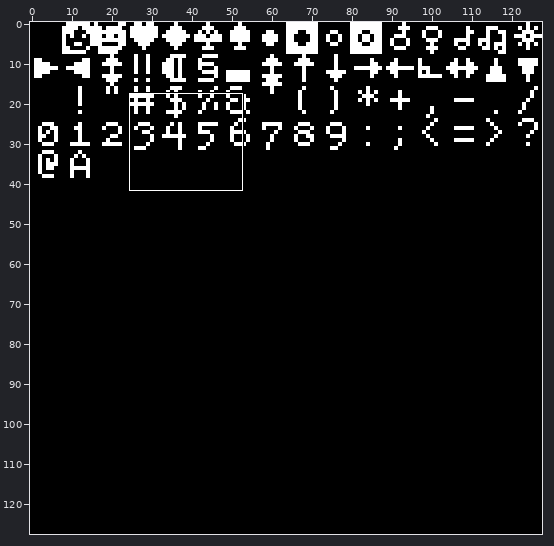
Edited in one commit: pixel-art file (fonts/bulb_leaflet.aseprite). The first picture is a wide view before the edit; the outline marks the close-up.
Close-up. Earlier state:
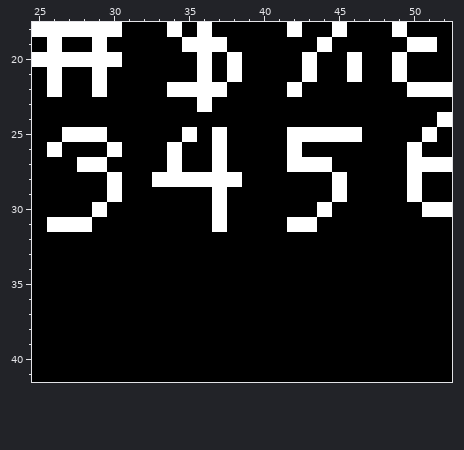
128x128 pixels, 1 frame. Shown: x 25..52, y 18..41.
Now the later version:
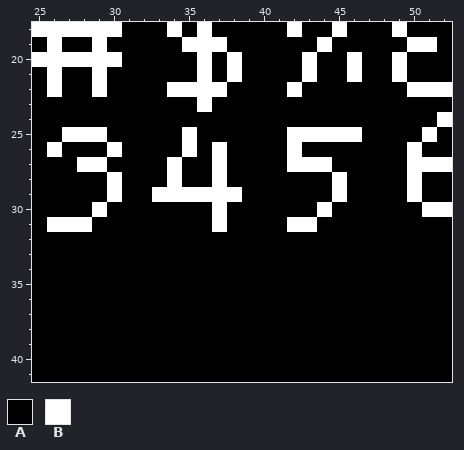
Palette (. is transparent): A #000000  B #ffffff
Diff:
{"change": "layer \"Leafloiter/Background Copy Copy\" removed"}
{"where": "layer \"Leafloiter/Leafletter\""}
{"y":25,"x":37,"old":"B","new":"A"}
{"y":26,"x":34,"old":"BA","new":"AB"}
{"y":28,"x":33,"old":"B","new":"A"}
{"y":28,"x":35,"old":"BB","new":"AA"}
{"y":28,"x":38,"old":"B","new":"A"}
{"y":29,"x":33,"old":"AAAA","new":"BBBB"}
{"y":29,"x":38,"old":"A","new":"B"}
{"label":"changed","picture_box":[152,127,242,202]}
